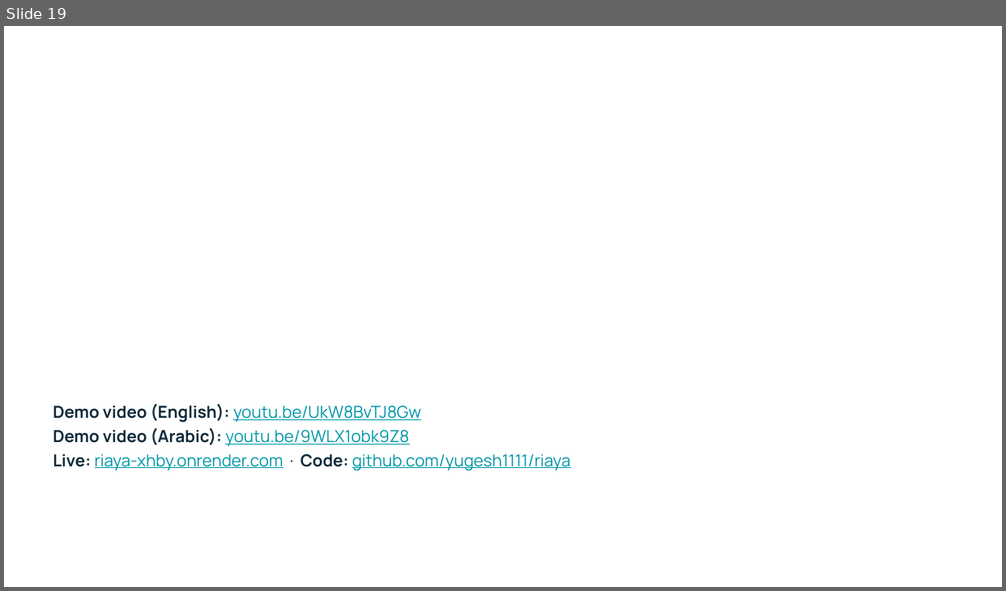
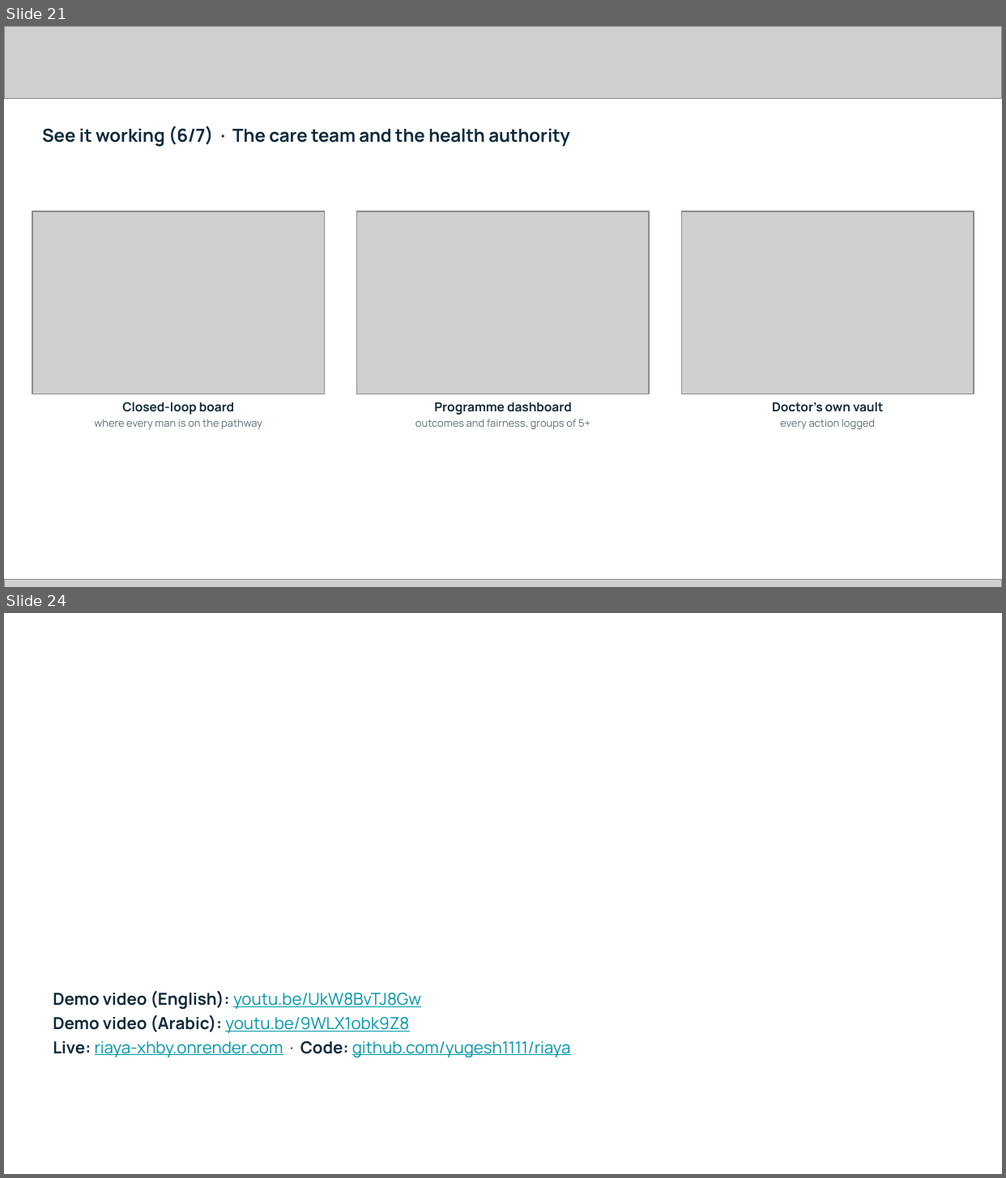
Before and after one commit to yugesh1111/riaya, a slide deck: docs/Riaya_Submission.pptx. Shown one above the other, each under a label of ours: slide 19 before the commit, slides 21 and 24 after it; the slides between them are not shown. The pictures are 1006x591 and 1006x1178 pixels, drawn with LibreOffice and Linux fonts; fonts in the diff are those of the drawing; grey boxes stand for pictures; background and template pictures are left out. Boxes give left, top, right and bottom in pixels: in the first picture for what was removed or moved away, otherwise in the second. Text is boxed around its words. In the diff, an @@ line names an element or a change of style, - is before the commit and + after.

```diff
--- a/docs/Riaya_Submission.pptx
+++ b/docs/Riaya_Submission.pptx
@@ slide 21 added at (4, 26, 1002, 587), background #FFFFFF @@
@@ picture added at (4, 26, 1002, 99) @@
@@ text added at (42, 126, 570, 147), 13 pt, text #0F2A3A, bold @@
+See it working (6/7) · The care team and the health authority
@@ picture added at (32, 211, 324, 395) @@
@@ picture added at (357, 211, 650, 395) @@
@@ picture added at (682, 211, 974, 395) @@
@@ text added at (122, 402, 234, 415), 9 pt, text #0F2A3A, bold @@
+Closed-loop board
@@ text added at (434, 403, 572, 415), 9 pt, text #0F2A3A, bold @@
+Programme dashboard
@@ text added at (772, 402, 884, 412), 9 pt, text #0F2A3A, bold @@
+Doctor's own vault
@@ text added at (94, 420, 262, 429), 7.5 pt, text #5B6D78 @@
+where every man is on the pathway
@@ text added at (415, 419, 590, 430), 7.5 pt, text #5B6D78 @@
+outcomes and fairness, groups of 5+
@@ text added at (780, 419, 875, 429), 7.5 pt, text #5B6D78 @@
+every action logged
@@ picture added at (4, 580, 1002, 587) @@
@@ what was slide 19 is now slide 24 @@
```
Also in this commit, not shown: 3 slides changed, 4 other slides added, 1 other file.
